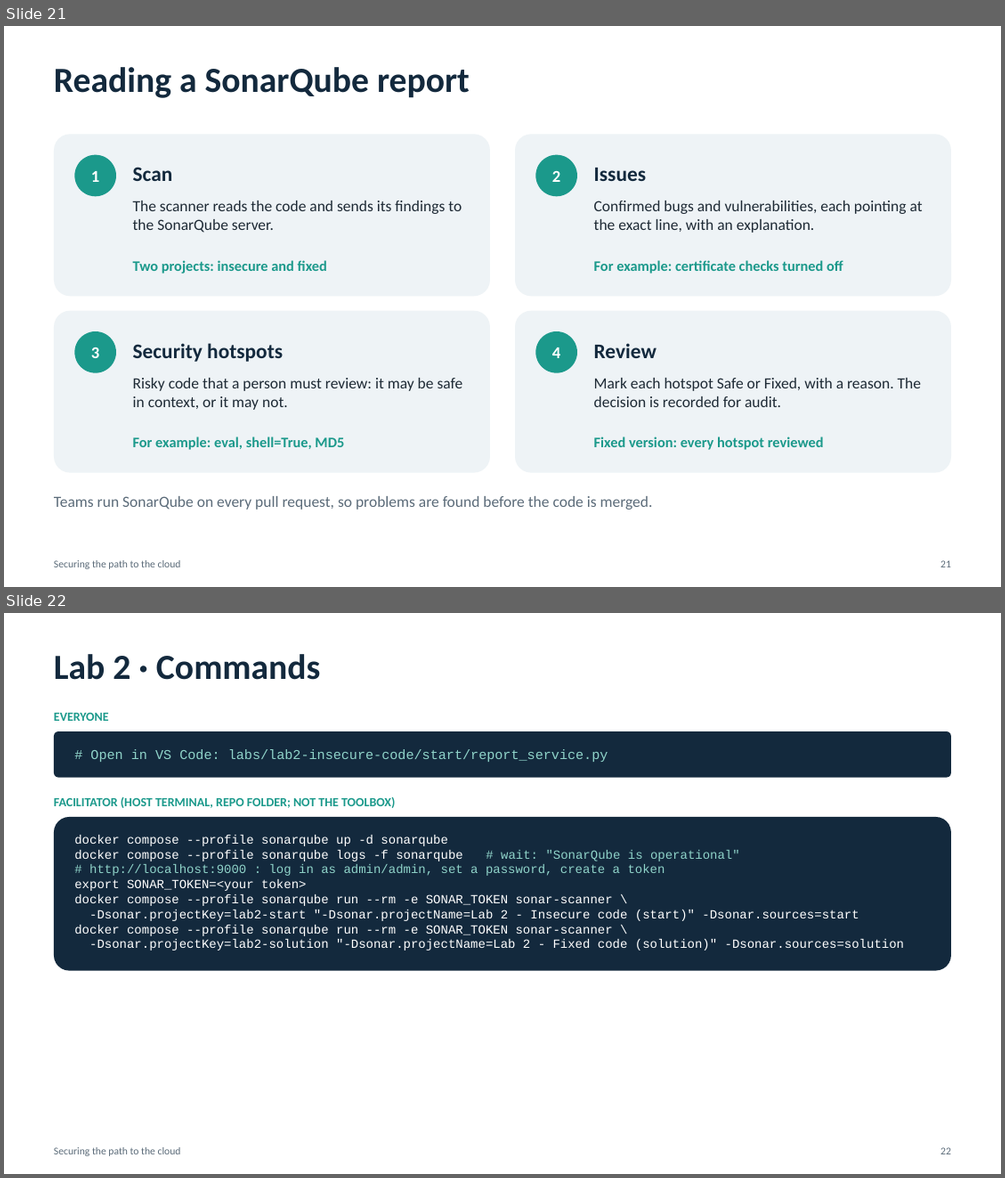
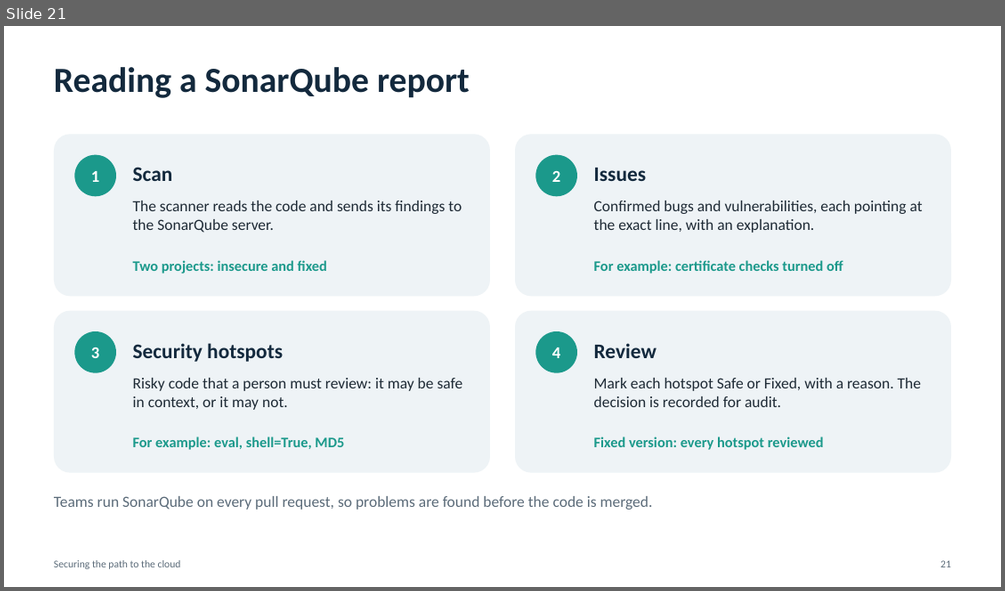
Before and after one commit to PrathameshChopade/MIT-Cloud-Demo, a slide deck: presentation/Securing-the-Path-to-the-Cloud.pptx. Shown one above the other, each under a label of ours: slides 21 and 22 before the commit, slide 21 after it. The pictures are 1005x1178 and 1005x591 pixels, drawn with LibreOffice and Linux fonts; fonts in the diff are those of the drawing. Boxes give left, top, right and bottom in pixels: in the first picture for what was removed or moved away, otherwise in the second. Text is boxed around its words. In the diff, an @@ line names an element or a change of style, - is before the commit and + after.

```diff
--- a/presentation/Securing-the-Path-to-the-Cloud.pptx
+++ b/presentation/Securing-the-Path-to-the-Cloud.pptx
@@ slide 22 removed at (x1=4, y1=613, x2=1001, y2=1174), background #FFFFFF @@
@@ text removed at (x1=54, y1=654, x2=321, y2=680) @@
-Lab 2 · Commands
@@ text removed at (x1=54, y1=713, x2=109, y2=721) @@
-EVERYONE
@@ rounded rectangle removed at (x1=54, y1=731, x2=952, y2=777) @@
@@ text removed at (x1=90, y1=749, x2=608, y2=762) @@
-# Open in VS Code: labs/lab2-insecure-code/start/report_service.py
@@ text removed at (x1=54, y1=797, x2=395, y2=808) @@
-FACILITATOR (HOST TERMINAL, REPO FOLDER; NOT THE TOOLBOX)
@@ rounded rectangle removed at (x1=54, y1=817, x2=952, y2=971) @@
@@ text removed at (x1=74, y1=835, x2=904, y2=950) @@
-docker compose --profile sonarqube up -d sonarqube
-docker compose --profile sonarqube logs -f sonarqube # wait: "SonarQube is operational"
-# http://localhost:9000 : log in as admin/admin, set a password, create a token
-export SONAR_TOKEN=<your token>
-docker compose --profile sonarqube run --rm -e SONAR_TOKEN sonar-scanner \
--Dsonar.projectKey=lab2-start "-Dsonar.projectName=Lab 2 - Insecure code (start)" -Dsonar.sources=start
-docker compose --profile sonarqube run --rm -e SONAR_TOKEN sonar-scanner \
--Dsonar.projectKey=lab2-solution "-Dsonar.projectName=Lab 2 - Fixed code (solution)" -Dsonar.sources=solution
@@ text removed at (x1=54, y1=1147, x2=181, y2=1156) @@
-Securing the path to the cloud
@@ text removed at (x1=940, y1=1147, x2=951, y2=1154) @@
-22
```
Also in this commit, not shown: 4 slides changed, 4 slides added, 3 other slides removed.
